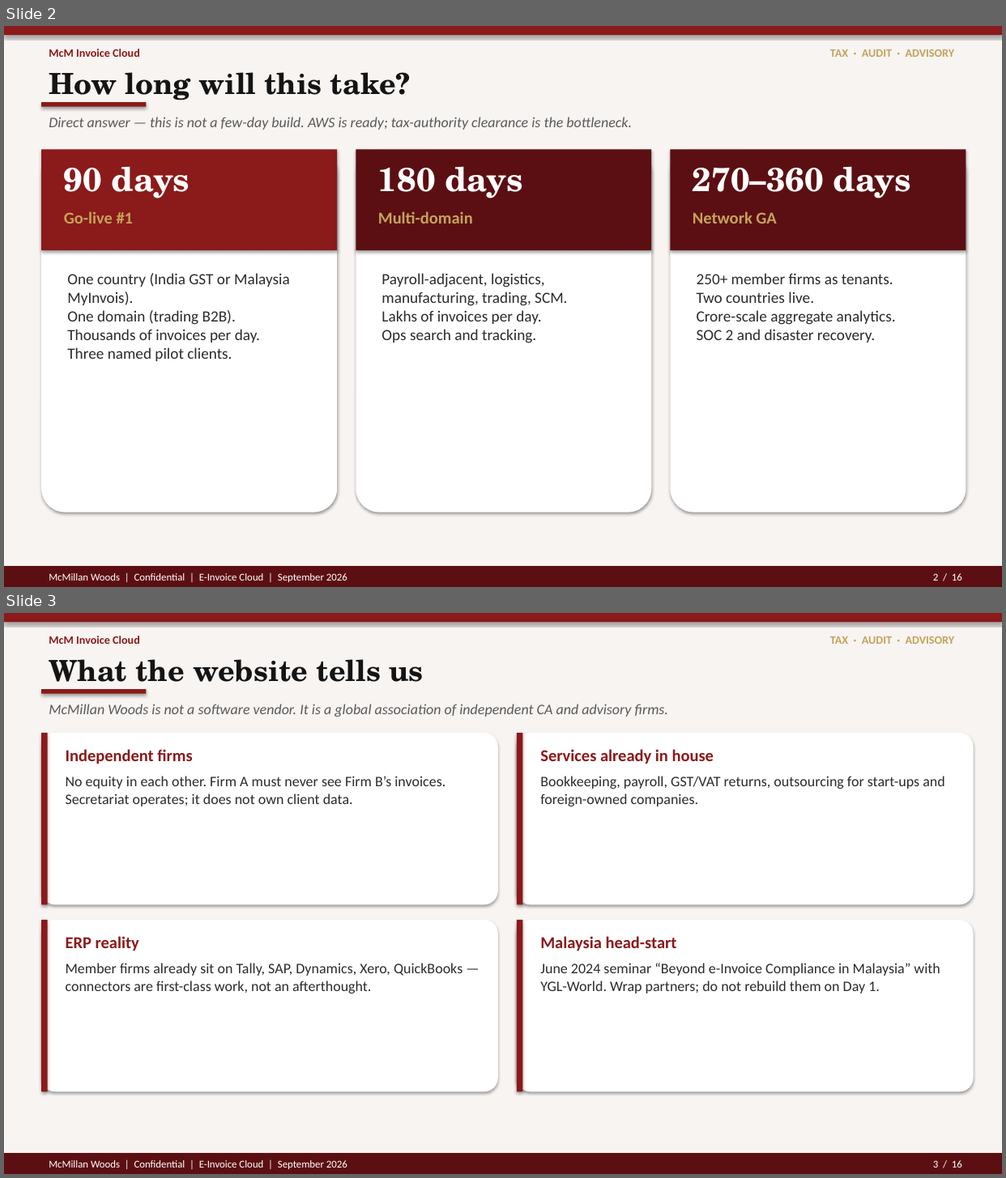
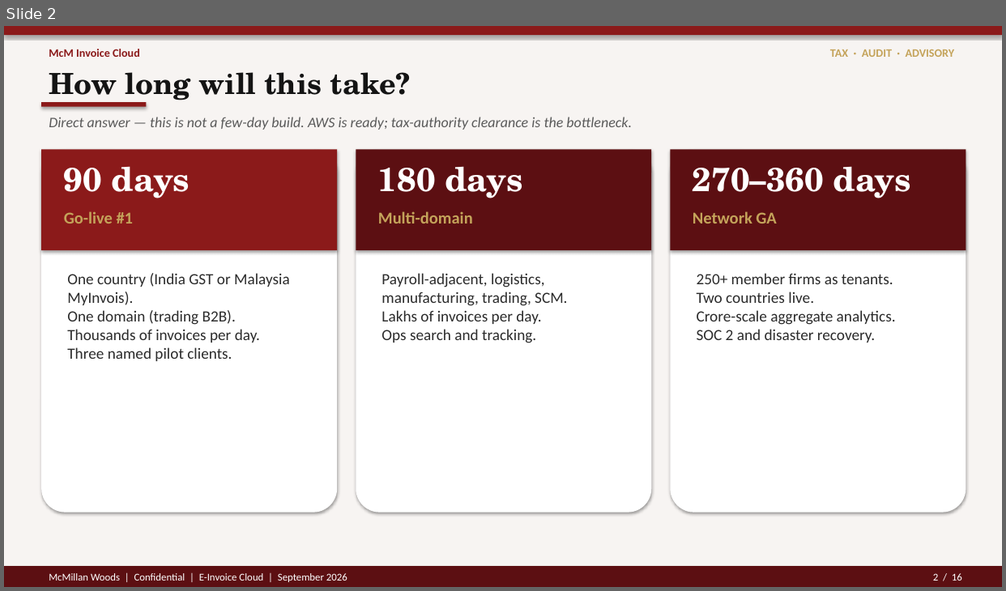
Before and after one commit to Manikantasaiv26/mcmillanwoodsglobalawards, a slide deck: docs/McMillan-Woods-E-Invoicing-Architecture-Plan.pptx. Shown one above the other, each under a label of ours: slides 2 and 3 before the commit, slide 2 after it. The pictures are 1006x1178 and 1006x591 pixels, drawn with LibreOffice and Linux fonts; fonts in the diff are those of the drawing. Boxes give left, top, right and bottom in pixels: in the first picture for what was removed or moved away, otherwise in the second. Text is boxed around its words. In the diff, an @@ line names an element or a change of style, - is before the commit and + after.

```diff
--- a/docs/McMillan-Woods-E-Invoicing-Architecture-Plan.pptx
+++ b/docs/McMillan-Woods-E-Invoicing-Architecture-Plan.pptx
@@ slide 3 removed at box(4, 613, 1002, 1174), background #FFFFFF @@
@@ rectangle removed at box(4, 613, 1002, 1174) @@
@@ rectangle removed at box(4, 613, 1002, 622) @@
@@ text removed at box(49, 636, 140, 644) @@
-McM Invoice Cloud
@@ text removed at box(830, 636, 955, 644) @@
-TAX · AUDIT · ADVISORY
@@ text removed at box(49, 659, 424, 692) @@
-What the website tells us
@@ rectangle removed at box(41, 689, 147, 694) @@
@@ text removed at box(49, 704, 668, 717) @@
-McMillan Woods is not a software vendor. It is a global association of independent CA and advisory firms.
@@ rounded rectangle removed at box(41, 733, 498, 905) @@
@@ rectangle removed at box(41, 733, 48, 905) @@
@@ rounded rectangle removed at box(517, 733, 974, 905) @@
@@ rectangle removed at box(517, 733, 522, 905) @@
@@ text removed at box(66, 749, 192, 764) @@
-Independent firms
@@ text removed at box(540, 749, 714, 764) @@
-Services already in house
@@ text removed at box(66, 776, 445, 807) @@
-No equity in each other. Firm A must never see Firm B’s invoices. Secretariat operates; it does not own client data.
@@ text removed at box(540, 776, 944, 807) @@
-Bookkeeping, payroll, GST/VAT returns, outsourcing for start-ups and foreign-owned companies.
@@ rounded rectangle removed at box(41, 920, 498, 1093) @@
@@ rectangle removed at box(41, 920, 48, 1093) @@
@@ rounded rectangle removed at box(517, 920, 974, 1093) @@
@@ rectangle removed at box(517, 920, 522, 1093) @@
@@ text removed at box(66, 936, 139, 952) @@
-ERP reality
@@ text removed at box(540, 936, 677, 952) @@
-Malaysia head-start
@@ text removed at box(66, 963, 462, 994) @@
-Member firms already sit on Tally, SAP, Dynamics, Xero, QuickBooks — connectors are first-class work, not an afterthought.
@@ text removed at box(540, 963, 940, 994) @@
-June 2024 seminar “Beyond e-Invoice Compliance in Malaysia” with YGL-World. Wrap partners; do not rebuild them on Day 1.
@@ rectangle removed at box(4, 1153, 1002, 1174) @@
@@ text removed at box(49, 1161, 347, 1169) @@
-McMillan Woods | Confidential | E-Invoice Cloud | September 2026
@@ text removed at box(933, 1161, 962, 1168) @@
-3 / 16
```
Also in this commit, not shown: 1 slide changed, 1 slide added, 6 other files.
